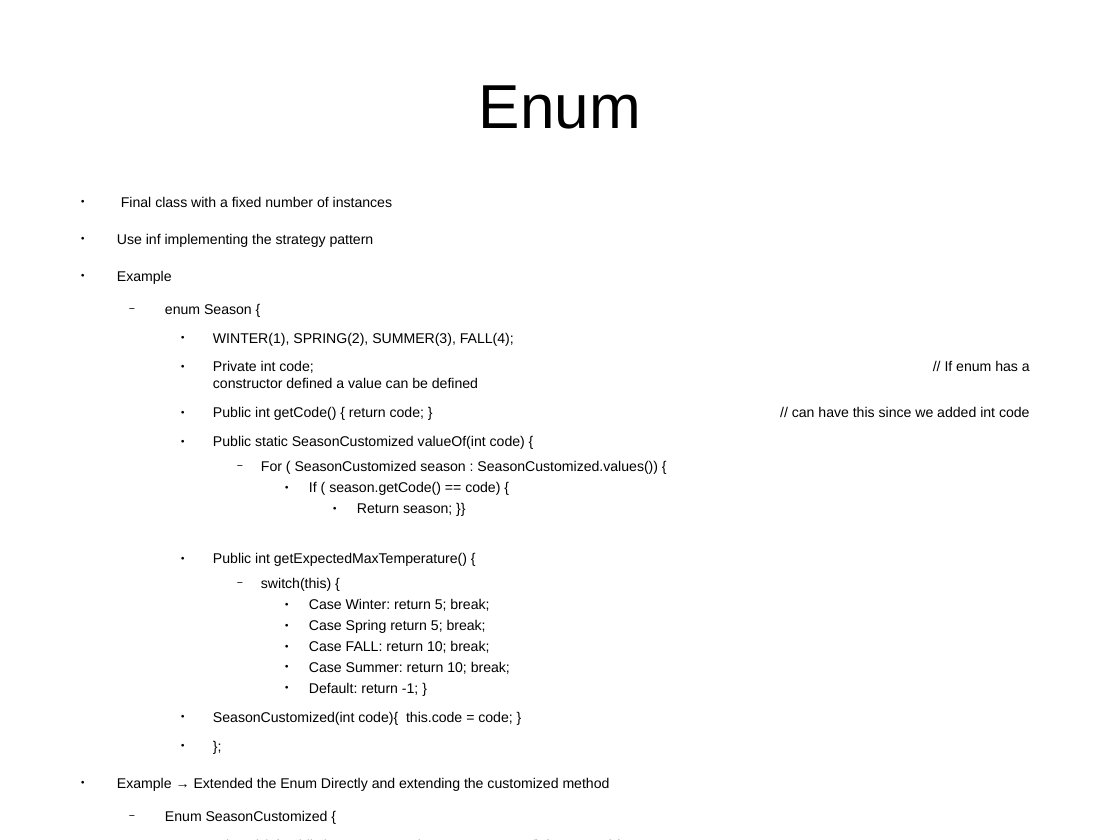
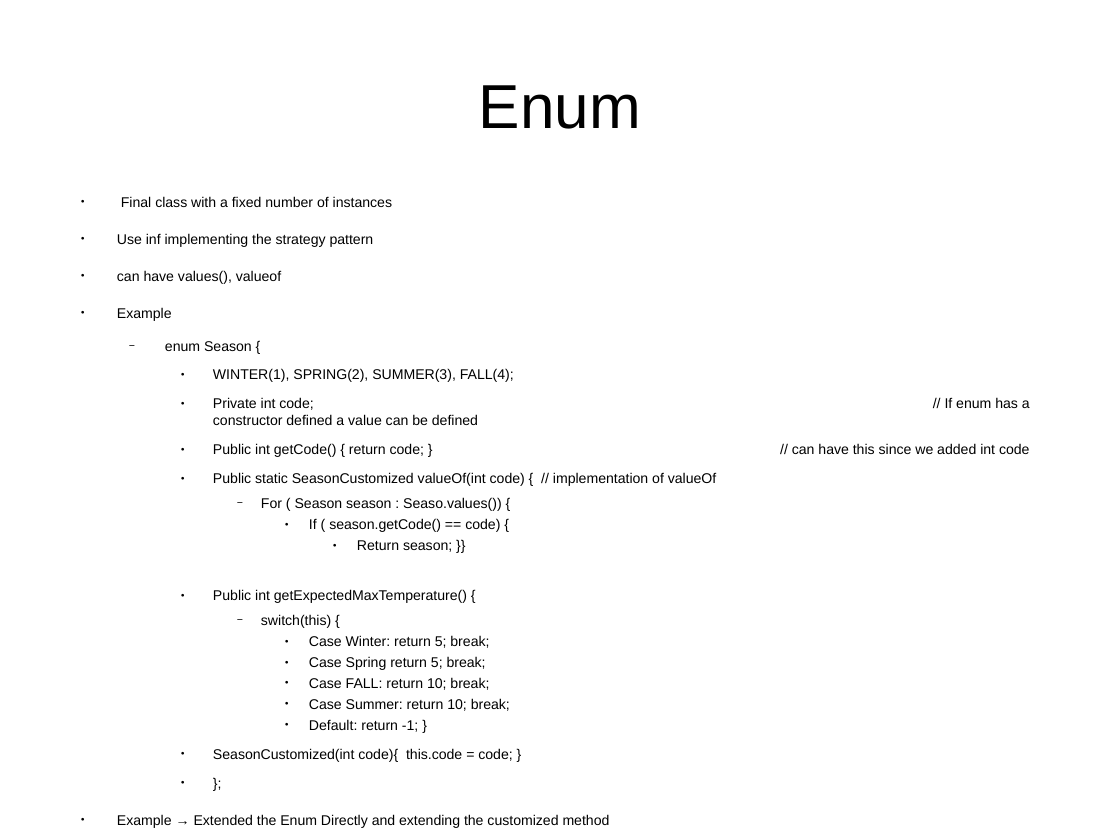
Before and after one commit to CharlesStockman/notesFromCourses, a slide deck: slide 17 of java/core/01_core.odp. Drawn at 1120x840 pixels with LibreOffice and Linux fonts; fonts in the diff are those of the drawing. Boxes give left, top, right and bottom in pixels: in the first picture for what was removed or moved away, otherwise in the second. Text is boxed around its words. In the diff, an @@ line names an element or a change of style, - is before the commit and + after.

```diff
--- a/java/core/01_core.odp
+++ b/java/core/01_core.odp
@@ text at (x1=117, y1=270, x2=281, y2=284): paragraph added @@
+● can have values(), valueof
@@ text at (x1=213, y1=472, x2=716, y2=511): text changed @@
-    ● Public static SeasonCustomized valueOf(int code) {
-      − For ( SeasonCustomized season : SeasonCustomized.values()) {
+    ● Public static SeasonCustomized valueOf(int code) { // implementation of valueOf
+      − For ( Season season : Seaso.values()) {
```
Also in this commit, not shown: 1 other slide changed, 9 other files.
